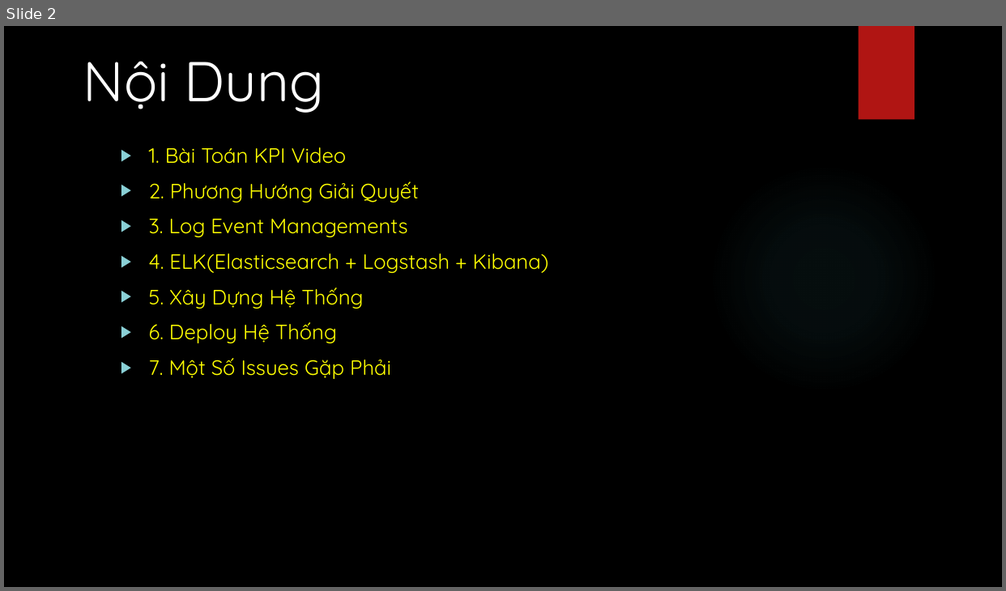
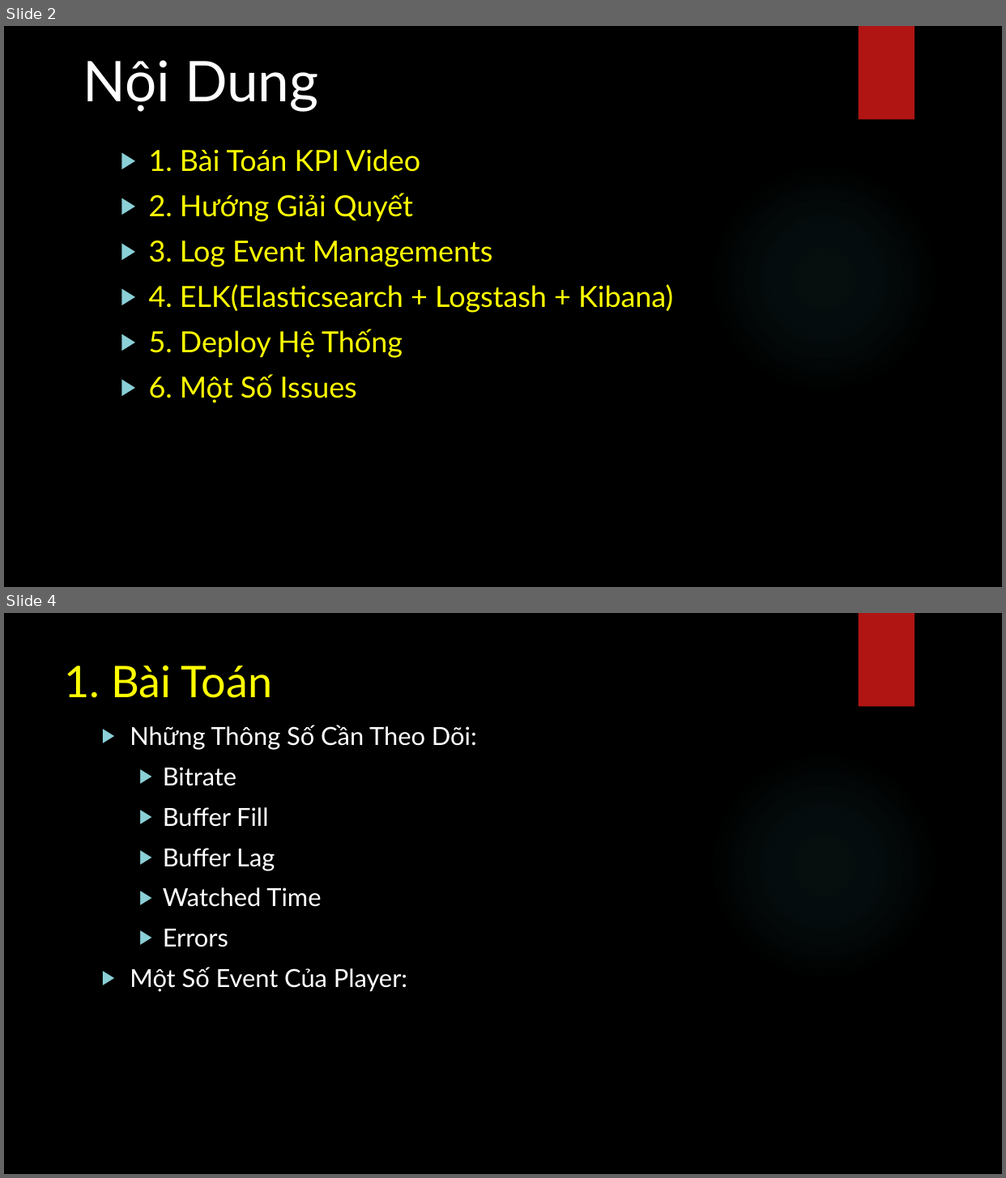
Before and after one commit to PhatBK/videojs-event-tracking-plugin, a slide deck: serminal/slides.pptx. Shown one above the other, each under a label of ours: slide 2 before the commit, slides 2 and 4 after it; the slides between them are not shown. The pictures are 1006x591 and 1006x1178 pixels, drawn with LibreOffice and Linux fonts; fonts in the diff are those of the drawing; background and template pictures are left out. Boxes give left, top, right and bottom in pixels: in the first picture for what was removed or moved away, otherwise in the second. Text is boxed around its words. In the diff, an @@ line names an element or a change of style, - is before the commit and + after.

```diff
--- a/serminal/slides.pptx
+++ b/serminal/slides.pptx
@@ slide 4 added at box(4, 613, 1002, 1174), background picture (left out); not listed: 2 template elements that a slide beside it also shows @@
@@ title added at box(65, 665, 273, 698), 42 pt, text #FFFF00 @@
+1. Bài Toán
@@ text added at box(130, 725, 477, 992), 24 pt, text #FFFFFF @@
+▶ Những Thông Số Cần Theo Dõi:
+  ▶ Bitrate
+  ▶ Buffer Fill
+  ▶ Buffer Lag
+  ▶ Watched Time
+  ▶ Errors
+▶ Một Số Event Của Player:
@@ slide 2 changed as well @@
@@ title "Nội Dung" at box(83, 60, 318, 112): font Quicksand to Lato @@
@@ text at box(149, 149, 673, 313): size 20 to 28 pt, font Quicksand to Lato in "1. Bài Toán KPI Video", "3. Log Event Managements", "4. ELK(Elasticsearch + Logstash + Kibana)" @@
@@ text at box(149, 193, 413, 222): text changed; size 20 to 28 pt; font Quicksand to Lato @@
-▶ 2. Phương Hướng Giải Quyết
+▶ 2. Hướng Giải Quyết
@@ text at box(149, 329, 403, 403): text changed; size 20 to 28 pt; font Quicksand to Lato @@
-▶ 5. Xây Dựng Hệ Thống
-▶ 6. Deploy Hệ Thống
-▶ 7. Một Số Issues Gặp Phải
+▶ 5. Deploy Hệ Thống
+▶ 6. Một Số Issues
```
Also in this commit, not shown: 9 other slides changed, 4 other slides added, 1 slide removed.
